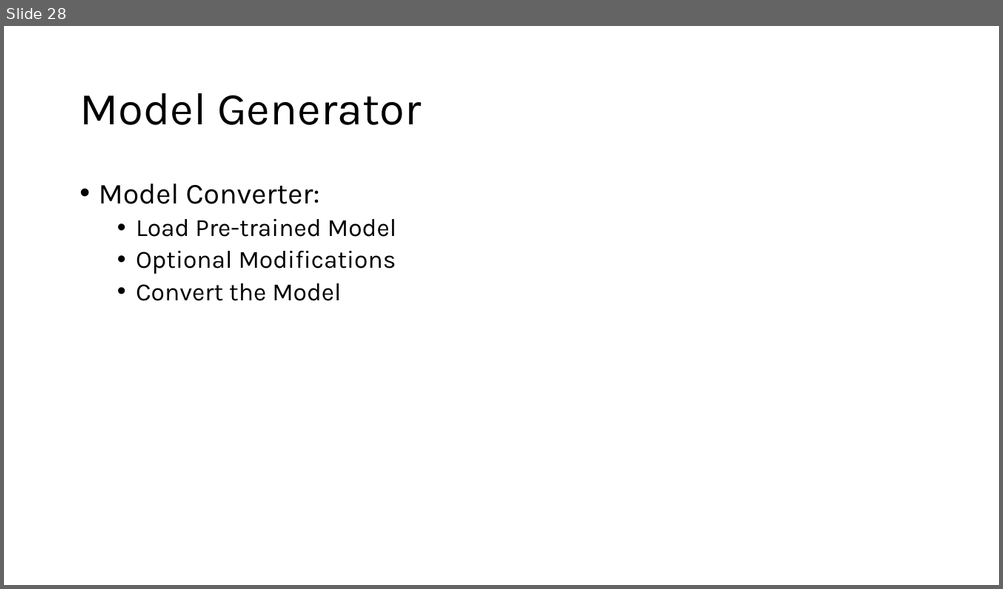
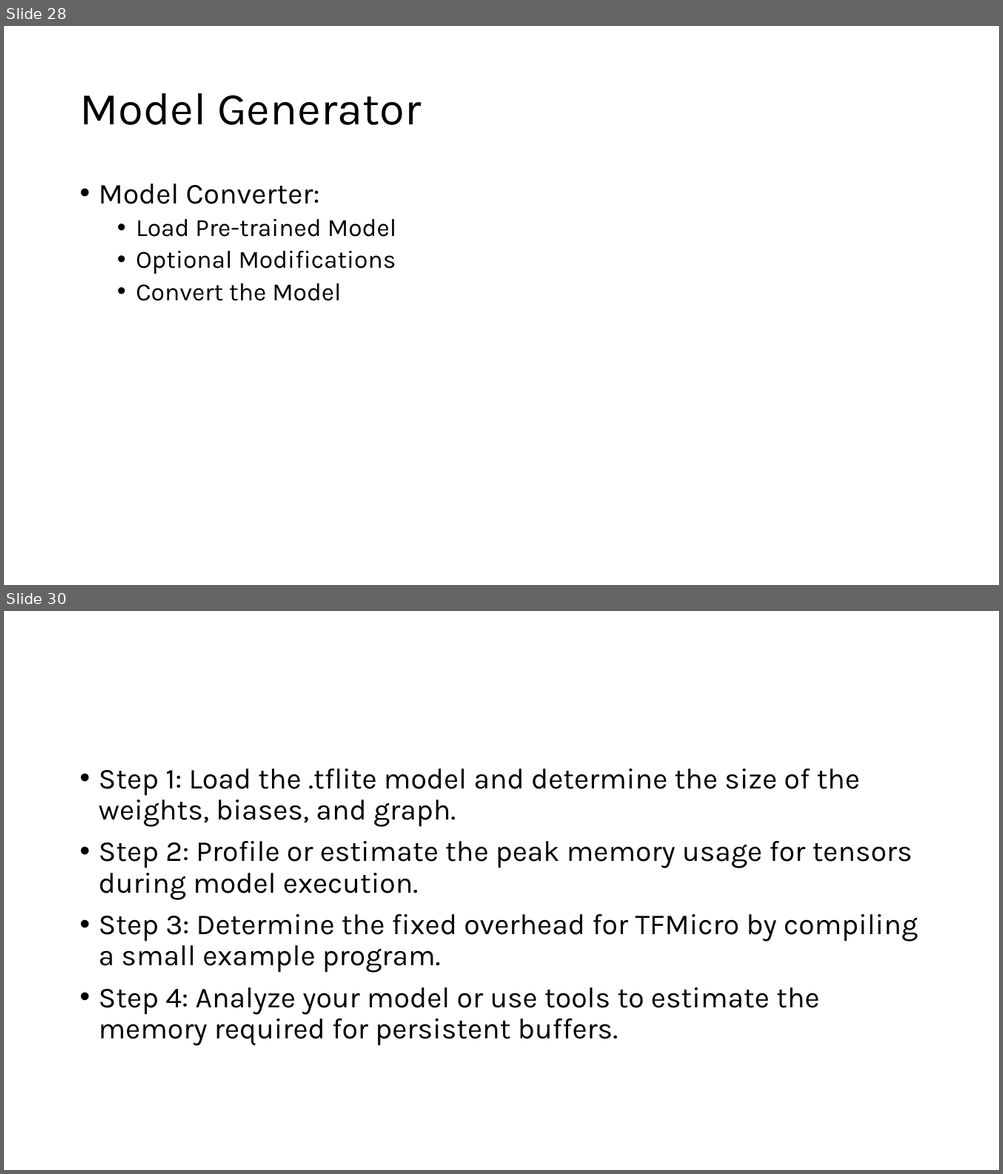
Before and after one commit to GXG-CS/on_device_learning, a slide deck: micro-network-project.pptx. Shown one above the other, each under a label of ours: slide 28 before the commit, slides 28 and 30 after it; the slides between them are not shown. The pictures are 1003x589 and 1003x1174 pixels, drawn with LibreOffice and Linux fonts; fonts in the diff are those of the drawing. Boxes give left, top, right and bottom in pixels: in the first picture for what was removed or moved away, otherwise in the second. Text is boxed around its words. In the diff, an @@ line names an element or a change of style, - is before the commit and + after.

Commit message:
persistent buffers

```diff
--- a/micro-network-project.pptx
+++ b/micro-network-project.pptx
@@ slide 30 added at [4, 611, 999, 1170], background #FFFFFF @@
@@ text added at [99, 769, 917, 1046], 28 pt, text #000000 @@
+• Step 1: Load the .tflite model and determine the size of the weights, biases, and graph.
+• Step 2: Profile or estimate the peak memory usage for tensors during model execution.
+• Step 3: Determine the fixed overhead for TFMicro by compiling a small example program.
+• Step 4: Analyze your model or use tools to estimate the memory required for persistent buffers.
```
Also in this commit, not shown: 1 other slide added, 9 other files.
